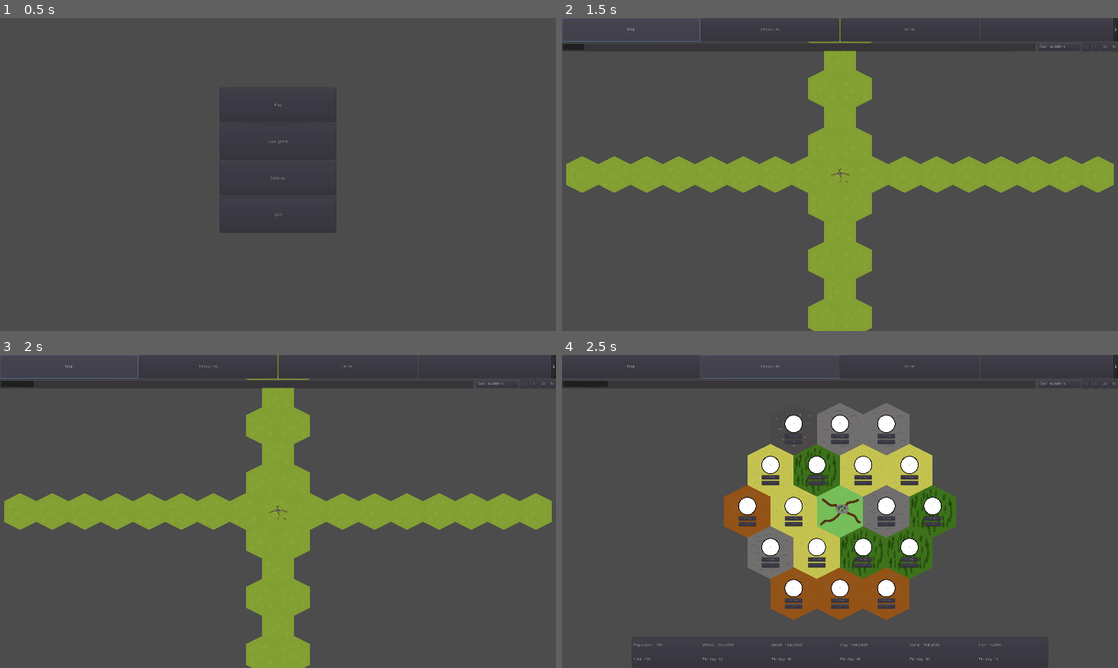
Above: before the commit, frames 1-4 (two rows, left to right).
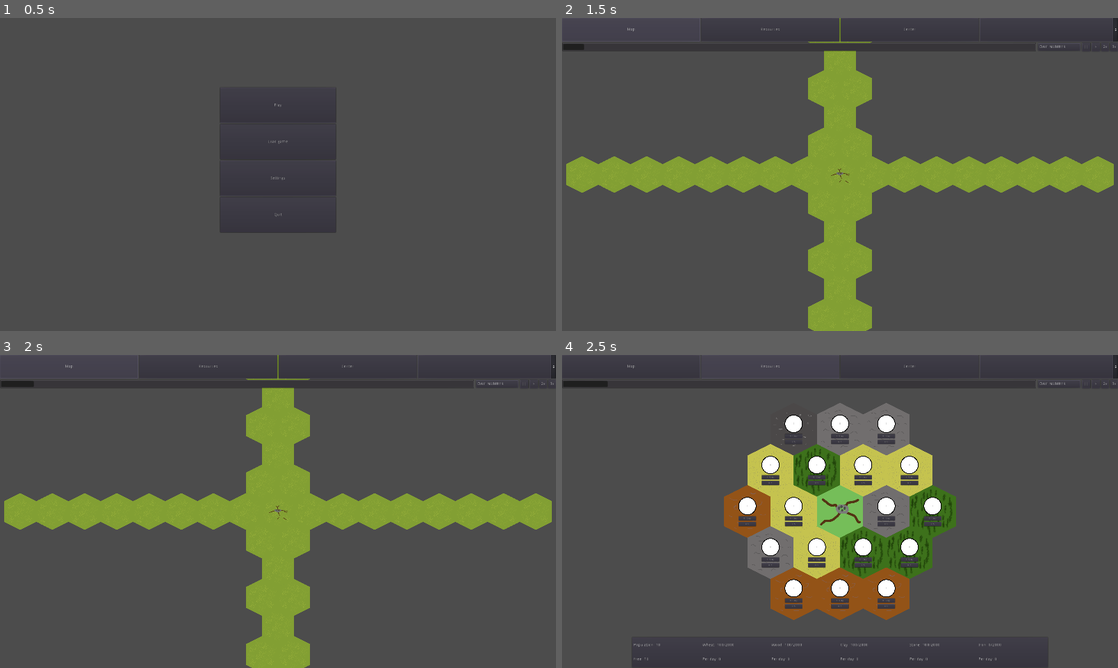
Above: after the commit, the same moments.

Repository: tomazlunder/terra2
Game: Godot game, scene res://Scenes/MainMenu.tscn
Same seed, same stepped clock (60 frames per second), same inputs: the game is played once before the commit and once after it.
Inputs:
- Up to frame 1 (0.5 s): no input
- Up to frame 2 (1.5 s): click "Play" at 0.5 s; click "Map" at 1.25 s
- Up to frame 3 (2 s): no input
- Up to frame 4 (2.5 s): click "Resources" at 2 s

Frame 1 is identical in both runs. In frame 2, less than 0.1% of the frame differs, in the area x 0-25%, y 0-8%; in frame 3, less than 0.1%; in frame 4, 0.1%, in the area x 15-79%, y 0-98%.

Commit message:
Added resource tile pannel button controls, map view movement

Diff:
--- a/Scenes/GameScene.tscn
+++ b/Scenes/GameScene.tscn
@@ -6,6 +6,7 @@
 [ext_resource path="res://Scripts/Resources.gd" type="Script" id=4]
 [ext_resource path="res://Scripts/MapTileMap.gd" type="Script" id=5]
 [ext_resource path="res://Assets/MapTileset.tres" type="TileSet" id=6]
+[ext_resource path="res://Scripts/Map.gd" type="Script" id=7]
 
 [node name="GameScene" type="Node"]
 script = ExtResource( 1 )
@@ -14,6 +15,7 @@
 
 [node name="Map" type="Node2D" parent="."]
 visible = false
+script = ExtResource( 7 )
 
 [node name="MapCamera" type="Camera2D" parent="Map"]
 zoom = Vector2( 2.3, 2.3 )
--- a/Scenes/UniversalUI.tscn
+++ b/Scenes/UniversalUI.tscn
@@ -37,29 +37,37 @@
 [node name="ButtonMap" type="Button" parent="VBoxContainer/TopBarHBox"]
 margin_right = 477.0
 margin_bottom = 81.0
-size_flags_horizontal = 3
+focus_mode = 0
+size_flags_horizontal = 3
+enabled_focus_mode = 0
 text = "Map"
 
 [node name="ButtonResources" type="Button" parent="VBoxContainer/TopBarHBox"]
 margin_left = 481.0
 margin_right = 958.0
 margin_bottom = 81.0
-size_flags_horizontal = 3
+focus_mode = 0
+size_flags_horizontal = 3
+enabled_focus_mode = 0
 text = "Resources"
 
 [node name="ButtonCenter" type="Button" parent="VBoxContainer/TopBarHBox"]
 margin_left = 962.0
 margin_right = 1439.0
 margin_bottom = 81.0
-size_flags_horizontal = 3
+focus_mode = 0
+size_flags_horizontal = 3
+enabled_focus_mode = 0
 text = "Center"
 
 [node name="VillageSelectOptionButton" type="OptionButton" parent="VBoxContainer/TopBarHBox"]
 margin_left = 1443.0
 margin_right = 1920.0
 margin_bottom = 81.0
+focus_mode = 0
 size_flags_horizontal = 3
 size_flags_vertical = 3
+enabled_focus_mode = 0
 
 [node name="TimeHBox" type="HBoxContainer" parent="VBoxContainer"]
 margin_top = 85.0
@@ -665,3 +673,7 @@
 [connection signal="pressed" from="VBoxContainer/TimeHBox/TwoXButton" to="." method="_on_TwoXButton_pressed"]
 [connection signal="pressed" from="VBoxContainer/TimeHBox/ThreeXButton" to="." method="_on_ThreeXButton_pressed"]
 [connection signal="pressed" from="ResourceTileControlNode/ResourceTilePanel/ResourceTileVBox/NameAndLvlHBox/CloseButton" to="ResourceTileControlNode" method="_on_CloseButton_pressed"]
+[connection signal="pressed" from="ResourceTileControlNode/ResourceTilePanel/ResourceTileVBox/SetWorkersHBox/ButtonRemoveWorker" to="ResourceTileControlNode" method="_on_ButtonRemoveWorker_pressed"]
+[connection signal="text_changed" from="ResourceTileControlNode/ResourceTilePanel/ResourceTileVBox/SetWorkersHBox/NumWorkersTextEdit" to="ResourceTileControlNode" method="_on_NumWorkersTextEdit_text_changed"]
+[connection signal="pressed" from="ResourceTileControlNode/ResourceTilePanel/ResourceTileVBox/SetWorkersHBox/ButtonAddWorker" to="ResourceTileControlNode" method="_on_ButtonAddWorker_pressed"]
+[connection signal="pressed" from="ResourceTileControlNode/ResourceTilePanel/ResourceTileVBox/SetWorkersHBox/ButtonConfirmWorkers" to="ResourceTileControlNode" method="_on_ButtonConfirmWorkers_pressed"]
--- a/Scripts/GameScene.gd
+++ b/Scripts/GameScene.gd
@@ -44,6 +44,8 @@
 	$Map.show()
 	$Map/MapCamera.current = true;
 	$Resources/ResourceCamera.current = false;
+
+	$Map/MapCamera.position = currentVillage.coordinates
 	#TODO: Center camera on current village
 
 func changeToResourceView():
--- a/Scripts/Global.gd
+++ b/Scripts/Global.gd
@@ -1,7 +1,7 @@
 extends Node
 
 signal village_sent_signal(_village)
-signal resource_tile_signal(_resourceTile)
+signal resource_tile_signal(_resourceTile, _village)
 signal resource_notile_click
 signal change_to_map_signal
 signal change_to_resources_signal
@@ -17,8 +17,8 @@
 func sendVillageSignal(_village):
 	emit_signal("village_sent_signal", _village)
 
-func sendResourceTileSignal(_resourceTile):
-	emit_signal("resource_tile_signal", _resourceTile)
+func sendResourceTileSignal(_resourceTile, _village):
+	emit_signal("resource_tile_signal", _resourceTile, _village)
 
 func sendResourceNoTileClick():
 	emit_signal("resource_notile_click")
--- /dev/null
+++ b/Scripts/Map.gd
@@ -0,0 +1,29 @@
+extends Node2D
+
+
+# Declare member variables here. Examples:
+# var a = 2
+# var b = "text"
+
+const cameraVelocity = 1000
+
+# Called when the node enters the scene tree for the first time.
+func _ready():
+	pass # Replace with function body.
+
+func _process(delta):
+	#Moving the camera
+	if 	Input.is_action_pressed("game_right"):
+		$MapCamera.position.x += cameraVelocity * delta
+	if Input.is_action_pressed("game_left"):
+		$MapCamera.position.x -= cameraVelocity * delta
+	if Input.is_action_pressed("game_down"):
+		$MapCamera.position.y += cameraVelocity * delta
+	if Input.is_action_pressed("game_up"):
+		$MapCamera.position.y -= cameraVelocity * delta
+
+
+
+# Called every frame. 'delta' is the elapsed time since the previous frame.
+#func _process(delta):
+#	pass
--- a/Scripts/ResourceTile.gd
+++ b/Scripts/ResourceTile.gd
@@ -12,7 +12,7 @@
 func initialize(_type):
 	level = 0
 	maxLevel = 10
-	workers = 1
+	workers = 0
 
 	type = _type
 
@@ -38,6 +38,10 @@
 func getProductionPerDay():
 	 return productionPerWorkerPerLevel[level] * workers
 
+func getMaxWorkers():
+	return maxWorkersPerLevel[level]
+
+
 # Called every frame. 'delta' is the elapsed time since the previous frame.
 #func _process(delta):
 #	pass
--- a/Scripts/ResourceTileControlNode.gd
+++ b/Scripts/ResourceTileControlNode.gd
@@ -1,14 +1,22 @@
 extends Control
 
 var resourceTile
+var village
+
+var regexInt = RegEx.new()
+
 
 func _ready():
 	Global.connect("resource_tile_signal",self,"setTileUI")
 	Global.connect("resource_notile_click", self, "_on_CloseButton_pressed")
+
+	regexInt.compile("^[0-9]*$")
+
 	hide()
 
-func setTileUI(_resourceTile):
+func setTileUI(_resourceTile, _village):
 	resourceTile = _resourceTile
+	village = _village
 
 	$ResourceTilePanel/ResourceTileVBox/NameAndLvlHBox/TileNameLabel.text = resourceTile.tileName
 	$ResourceTilePanel/ResourceTileVBox/NameAndLvlHBox/TileLevelLabel.text = "LVL: " + str(resourceTile.level)
@@ -21,7 +29,84 @@
 
 	$ResourceTilePanel/ResourceTileVBox/SetWorkersHBox/NumWorkersTextEdit.text = str(resourceTile.workers)
 
+	setButtonSettings()
+
 	show()
+
+func setButtonSettings():
+	var TextEditElement = $ResourceTilePanel/ResourceTileVBox/SetWorkersHBox/NumWorkersTextEdit
+	var numText = int(TextEditElement.text)
+	var freeWorkerChange = (numText - resourceTile.workers)
+
+
+	$ResourceTilePanel/ResourceTileVBox/SetWorkersHBox/ButtonAddWorker.disabled = true
+	if(resourceTile.workers < resourceTile.getMaxWorkers()) && (village.freeWorkers >= 0) && (int(TextEditElement.text) < resourceTile.getMaxWorkers()) && (freeWorkerChange < village.freeWorkers):
+		$ResourceTilePanel/ResourceTileVBox/SetWorkersHBox/ButtonAddWorker.disabled = false
+
+	$ResourceTilePanel/ResourceTileVBox/SetWorkersHBox/ButtonRemoveWorker.disabled = true
+	if(int(TextEditElement.text) > 0):
+		$ResourceTilePanel/ResourceTileVBox/SetWorkersHBox/ButtonRemoveWorker.disabled = false
+
+	#Disable/enable confirm button
+	$ResourceTilePanel/ResourceTileVBox/SetWorkersHBox/ButtonConfirmWorkers.disabled = true
+	if(freeWorkerChange != 0):
+		$ResourceTilePanel/ResourceTileVBox/SetWorkersHBox/ButtonConfirmWorkers.disabled = false
 
 func _on_CloseButton_pressed():
 	hide()
+
+func _on_NumWorkersTextEdit_text_changed():
+	var TextEditElement = $ResourceTilePanel/ResourceTileVBox/SetWorkersHBox/NumWorkersTextEdit
+	var text = TextEditElement.text
+
+	#If textedit text is not a number
+	if !regexInt.search(text):
+		TextEditElement.text = resourceTile.workers
+		return
+
+	var numText = int(text)
+
+	#Textedit value bigger than max possible workers per tile
+	if(numText > resourceTile.getMaxWorkers()):
+		numText = resourceTile.workers + village.freeWorkers
+		if(numText > resourceTile.getMaxWorkers()):
+			numText = resourceTile.getMaxWorkers()
+
+	if(numText > resourceTile.workers + village.freeWorkers):
+		numText = resourceTile.workers + village.freeWorkers
+		if(numText > resourceTile.getMaxWorkers()):
+			numText = resourceTile.getMaxWorkers()
+
+	TextEditElement.text = str(numText)
+	setButtonSettings()
+
+
+func _on_ButtonRemoveWorker_pressed():
+	var TextEditElement = $ResourceTilePanel/ResourceTileVBox/SetWorkersHBox/NumWorkersTextEdit
+	var numText = int(TextEditElement.text)
+
+	if(numText >= 1):
+		numText -= 1
+		TextEditElement.text = str(numText)
+		setButtonSettings()
+
+
+func _on_ButtonAddWorker_pressed():
+	var TextEditElement = $ResourceTilePanel/ResourceTileVBox/SetWorkersHBox/NumWorkersTextEdit
+	var numText = int(TextEditElement.text)
+	var currentAddedWorkers = (numText - resourceTile.workers) + 1
+
+	if(currentAddedWorkers <= village.freeWorkers):
+		TextEditElement.text = str(numText + 1)
+		setButtonSettings()
+
+
+func _on_ButtonConfirmWorkers_pressed():
+	var TextEditElement = $ResourceTilePanel/ResourceTileVBox/SetWorkersHBox/NumWorkersTextEdit
+	var numText = int(TextEditElement.text)
+	var freeWorkerChange = (numText - resourceTile.workers)
+
+	resourceTile.workers += freeWorkerChange
+	village.freeWorkers -= freeWorkerChange
+
+	hide()
--- a/Scripts/Resources.gd
+++ b/Scripts/Resources.gd
@@ -75,6 +75,6 @@
 		#print(Bla)
 		if(Bla >= 1):
 			var resourceTile = TileDict[Cell]
-			Global.sendResourceTileSignal(resourceTile)
+			Global.sendResourceTileSignal(resourceTile,village)
 		elif(Bla < 0):
 			Global.sendResourceNoTileClick()
--- a/Scripts/Village.gd
+++ b/Scripts/Village.gd
@@ -1,6 +1,6 @@
 var villageID;
 var playerID;
-var coordiantes;
+var coordinates;
 var villageName;
 
 #WHEAT, CLAY, WOOD, STONE, IRON
@@ -17,17 +17,17 @@
 var workers
 var freeWorkers
 
-func initialize(_villageID, _playerID, _coordiantes, _villageName, _resources, _resourceTileTypes):
+func initialize(_villageID, _playerID, _coordinates, _villageName, _resources, _resourceTileTypes):
 	resources = [0,0,0,0,0]
 	maxResources = [2000,2000,2000,2000,2000]
 	perDay = [0,0,0,0,0]
 
-	workers = 100
+	workers = 10
 	freeWorkers = workers
 
 	villageID = _villageID
 	playerID = _playerID
-	coordiantes = _coordiantes
+	coordinates = _coordinates
 	villageName = _villageName
 	resources = _resources
 
--- a/project.godot
+++ b/project.godot
@@ -30,9 +30,53 @@
 
 [input]
 
+ui_left={
+"deadzone": 0.5,
+"events": [ Object(InputEventKey,"resource_local_to_scene":false,"resource_name":"","device":0,"alt":false,"shift":false,"control":false,"meta":false,"command":false,"pressed":false,"scancode":16777231,"unicode":0,"echo":false,"script":null)
+, Object(InputEventJoypadButton,"resource_local_to_scene":false,"resource_name":"","device":0,"button_index":14,"pressure":0.0,"pressed":false,"script":null)
+ ]
+}
+ui_right={
+"deadzone": 0.5,
+"events": [ Object(InputEventKey,"resource_local_to_scene":false,"resource_name":"","device":0,"alt":false,"shift":false,"control":false,"meta":false,"command":false,"pressed":false,"scancode":16777233,"unicode":0,"echo":false,"script":null)
+, Object(InputEventJoypadButton,"resource_local_to_scene":false,"resource_name":"","device":0,"button_index":15,"pressure":0.0,"pressed":false,"script":null)
+ ]
+}
+ui_up={
+"deadzone": 0.5,
+"events": [ Object(InputEventKey,"resource_local_to_scene":false,"resource_name":"","device":0,"alt":false,"shift":false,"control":false,"meta":false,"command":false,"pressed":false,"scancode":16777232,"unicode":0,"echo":false,"script":null)
+, Object(InputEventJoypadButton,"resource_local_to_scene":false,"resource_name":"","device":0,"button_index":12,"pressure":0.0,"pressed":false,"script":null)
+ ]
+}
+ui_down={
+"deadzone": 0.5,
+"events": [ Object(InputEventKey,"resource_local_to_scene":false,"resource_name":"","device":0,"alt":false,"shift":false,"control":false,"meta":false,"command":false,"pressed":false,"scancode":16777234,"unicode":0,"echo":false,"script":null)
+, Object(InputEventJoypadButton,"resource_local_to_scene":false,"resource_name":"","device":0,"button_index":13,"pressure":0.0,"pressed":false,"script":null)
+ ]
+}
 leftclick={
 "deadzone": 0.5,
 "events": [ Object(InputEventMouseButton,"resource_local_to_scene":false,"resource_name":"","device":0,"alt":false,"shi …(212 unchanged characters)…
+ ]
+}
+game_right={
+"deadzone": 0.5,
+"events": [ Object(InputEventKey,"resource_local_to_scene":false,"resource_name":"","device":0,"alt":false,"shift":false,"control":false,"meta":false,"command":false,"pressed":false,"scancode":68,"unicode":0,"echo":false,"script":null)
+ ]
+}
+game_left={
+"deadzone": 0.5,
+"events": [ Object(InputEventKey,"resource_local_to_scene":false,"resource_name":"","device":0,"alt":false,"shift":false,"control":false,"meta":false,"command":false,"pressed":false,"scancode":65,"unicode":0,"echo":false,"script":null)
+ ]
+}
+game_up={
+"deadzone": 0.5,
+"events": [ Object(InputEventKey,"resource_local_to_scene":false,"resource_name":"","device":0,"alt":false,"shift":false,"control":false,"meta":false,"command":false,"pressed":false,"scancode":87,"unicode":0,"echo":false,"script":null)
+ ]
+}
+game_down={
+"deadzone": 0.5,
+"events": [ Object(InputEventKey,"resource_local_to_scene":false,"resource_name":"","device":0,"alt":false,"shift":false,"control":false,"meta":false,"command":false,"pressed":false,"scancode":83,"unicode":0,"echo":false,"script":null)
  ]
 }
 
Not shown: 1 places in Scenes/GameScene.tscn that only renumber resources
